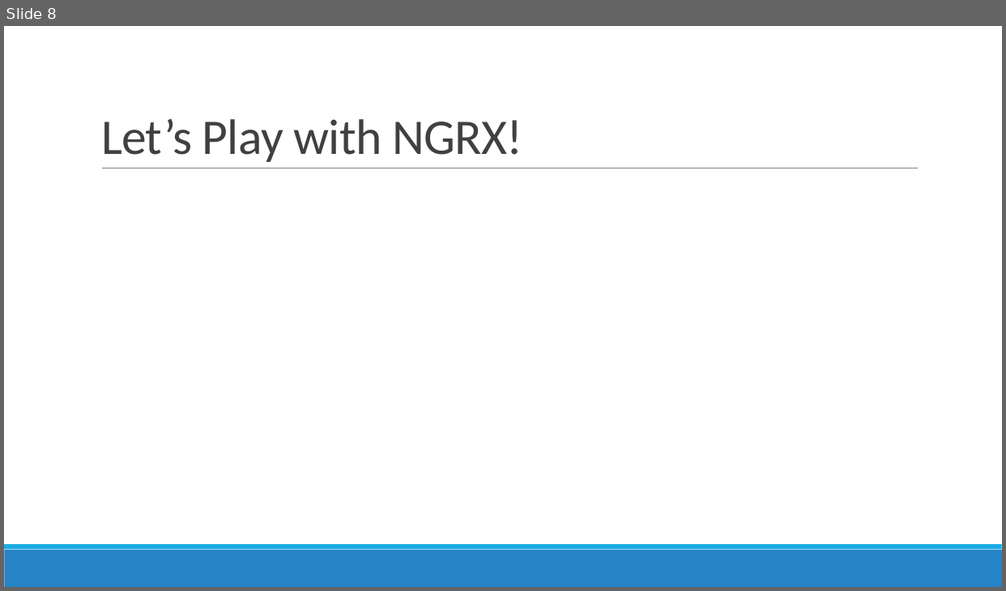
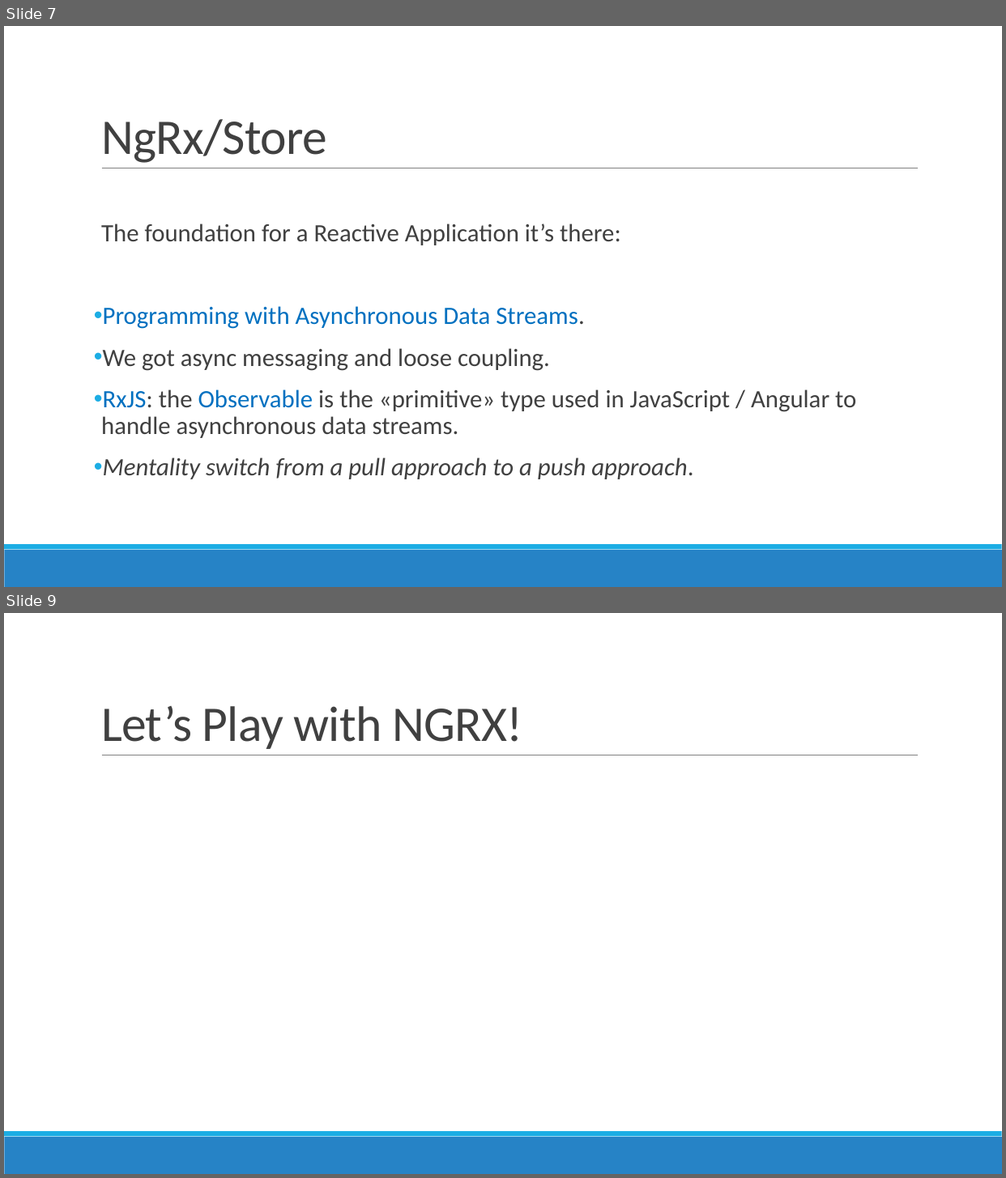
Before and after one commit to AGiorgetti/ngrx101, a slide deck: ReactiveProgramming_ngrx.pptx. Shown one above the other, each under a label of ours: slide 8 before the commit, slides 7 and 9 after it; the slides between them are not shown. The pictures are 1006x591 and 1006x1178 pixels, drawn with LibreOffice and Linux fonts; fonts in the diff are those of the drawing. Boxes give left, top, right and bottom in pixels: in the first picture for what was removed or moved away, otherwise in the second. Text is boxed around its words. In the diff, an @@ line names an element or a change of style, - is before the commit and + after.

```diff
--- a/ReactiveProgramming_ngrx.pptx
+++ b/ReactiveProgramming_ngrx.pptx
@@ slide 7 added at [4, 26, 1002, 587], background #FFFFFF; not listed: 3 template elements that a slide beside it also shows @@
@@ title added at [101, 119, 327, 163], 48 pt, text #404040 @@
+NgRx/Store
@@ text added at [101, 224, 856, 480], 24 pt, text #404040 @@
+  The foundation for a Reactive Application it’s there:
+• Programming with Asynchronous Data Streams.
+• We got async messaging and loose coupling.
+• RxJS: the Observable is the «primitive» type used in JavaScript / Angular to handle asynchronous data streams.
+• Mentality switch from a pull approach to a push approach.
@@ what was slide 8 is now slide 9 @@
```
Also in this commit, not shown: 9 slides changed, 1 other slide added, 1 other file.
